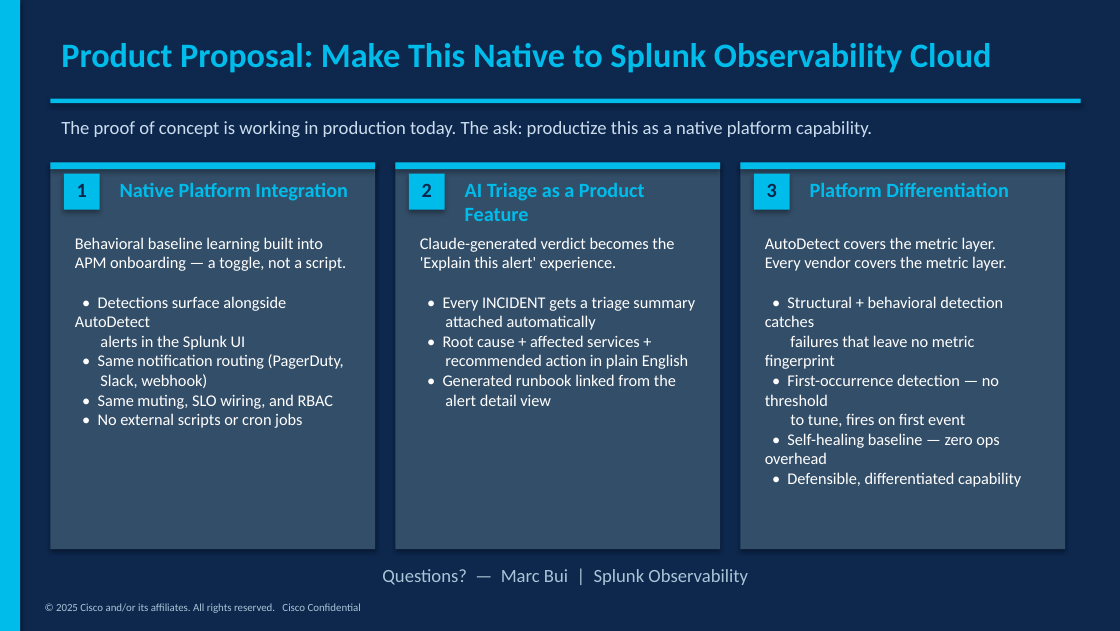
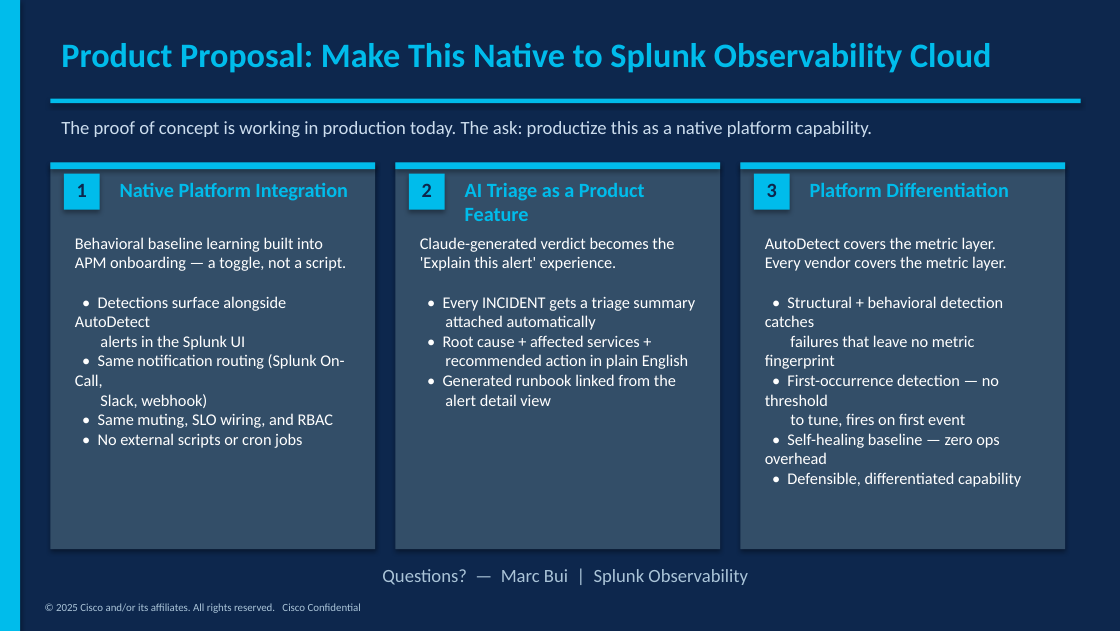
Before and after one commit to mqbui1/o11y-behaviorbaseline, a slide deck: slide 11 of Behavioral_Baseline_Deck.pptx. Drawn at 1120x631 pixels with LibreOffice and Linux fonts; fonts in the diff are those of the drawing. Boxes give left, top, right and bottom in pixels: in the first picture for what was removed or moved away, otherwise in the second. Text is boxed around its words. In the diff, an @@ line names an element or a change of style, - is before the commit and + after.

```diff
--- a/Behavioral_Baseline_Deck.pptx
+++ b/Behavioral_Baseline_Deck.pptx
@@ text at (x1=75, y1=237, x2=347, y2=448): text changed @@
-Behavioral baseline learning built into
-APM onboarding — a toggle, not a script.
-• Detections surface alongside AutoDetect
-alerts in the Splunk UI
-• Same notification routing (PagerDuty,
-Slack, webhook)
-• Same muting, SLO wiring, and RBAC
-• No external scripts or cron jobs
+Behavioral baseline learning built into
+APM onboarding — a toggle, not a script.
+• Detections surface alongside AutoDetect
+alerts in the Splunk UI
+• Same notification routing (Splunk On-Call,
+Slack, webhook)
+• Same muting, SLO wiring, and RBAC
+• No external scripts or cron jobs
```
Also in this commit, not shown: 1 other slide changed, 2 other files.
